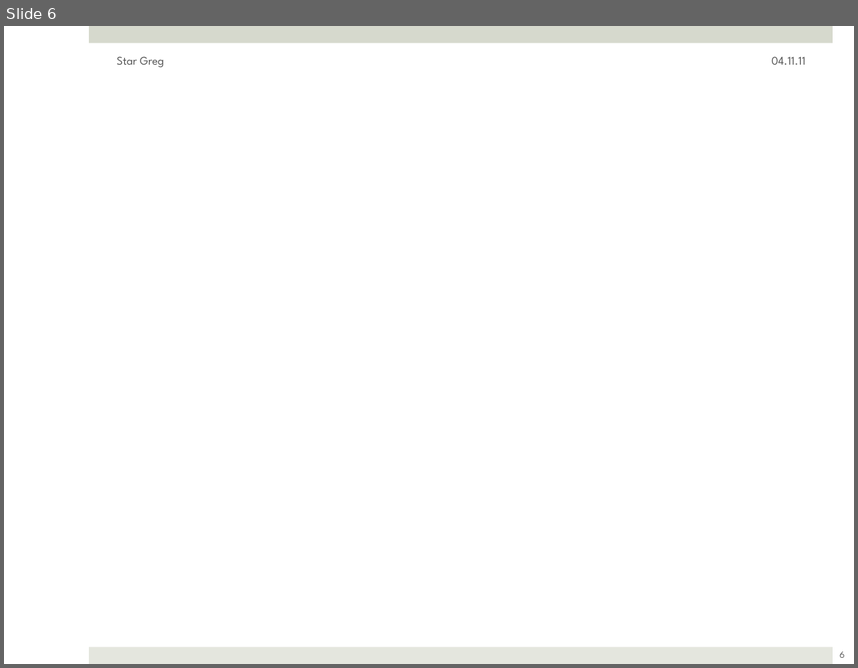
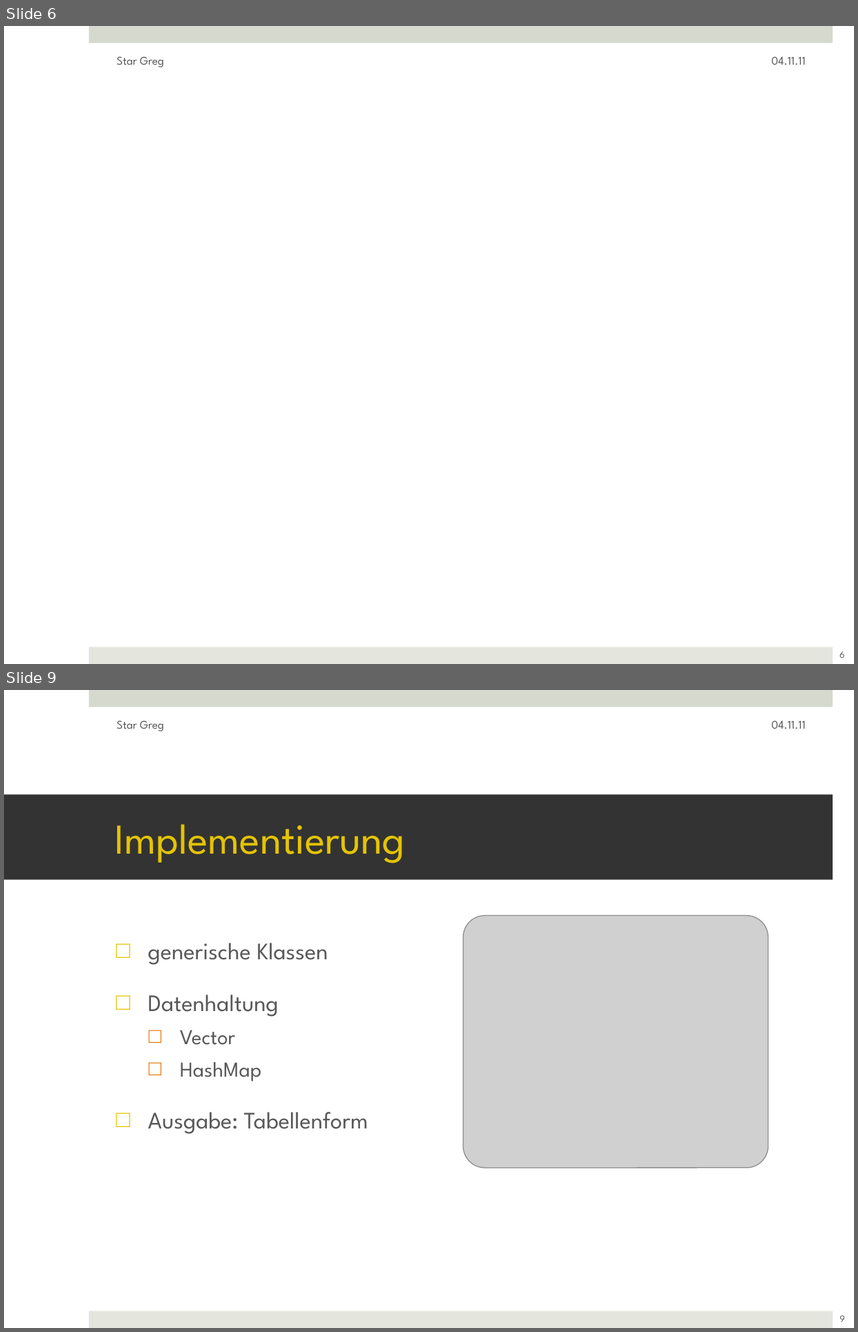
Before and after one commit to ftes/stargreg, a slide deck: 70 Praesentation/40 StarGreg Fredrik.pptx. Shown one above the other, each under a label of ours: slide 6 before the commit, slides 6 and 9 after it; the slides between them are not shown. The pictures are 858x668 and 858x1332 pixels, drawn with LibreOffice and Linux fonts; fonts in the diff are those of the drawing; grey boxes stand for pictures. Boxes give left, top, right and bottom in pixels: in the first picture for what was removed or moved away, otherwise in the second. Text is boxed around its words. In the diff, an @@ line names an element or a change of style, - is before the commit and + after.

```diff
--- a/70 Praesentation/40 StarGreg Fredrik.pptx
+++ b/70 Praesentation/40 StarGreg Fredrik.pptx
@@ slide 9 added at [4, 690, 854, 1328], background #FFFFFF; not listed: 2 template elements that a slide beside it also shows @@
@@ text added at [116, 720, 164, 731], 10 pt, text #595959 @@
+Star Greg
@@ text added at [771, 720, 805, 729], 10 pt, text #595959 @@
+04.11.11
@@ title added at [4, 795, 833, 880], fill #333333, 36 pt, text #E4C402 @@
+Implementierung
@@ picture added at [463, 915, 769, 1167] @@
@@ text added at [148, 943, 368, 1134], 20 pt, text #595959 @@
+□ generische Klassen
+□ Datenhaltung
+  □ Vector
+  □ HashMap
+□ Ausgabe: Tabellenform
@@ page number added at [840, 1315, 844, 1321], 8 pt, text #595959 @@
+9
```
Also in this commit, not shown: 2 slides changed, 4 other slides added, 1 other file.
